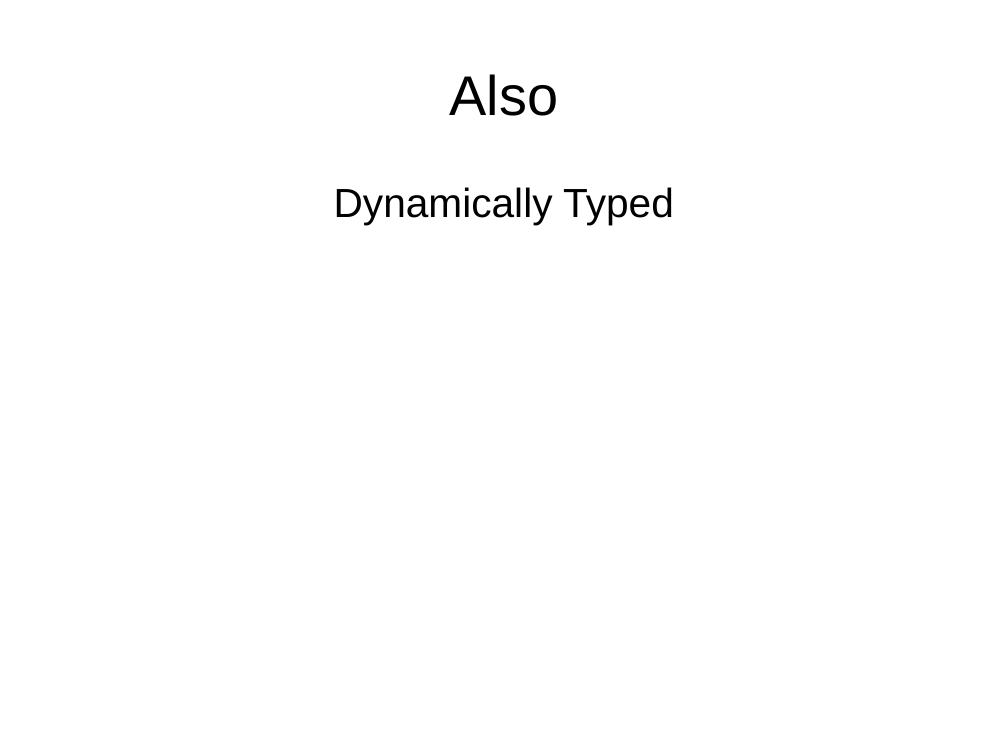
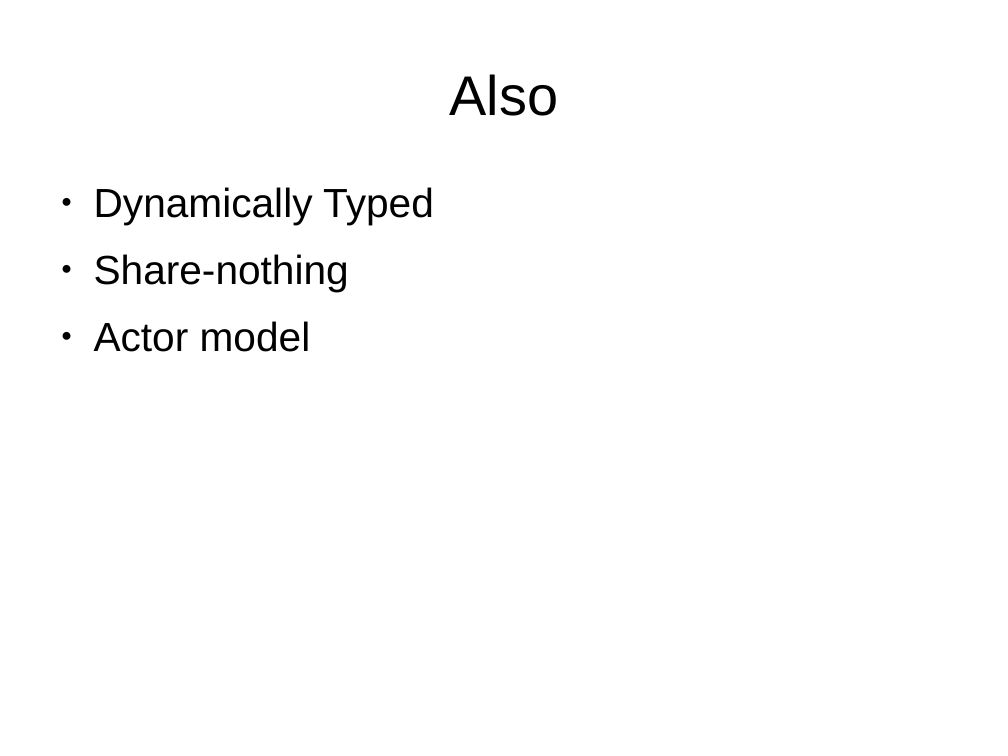
Before and after one commit to bernardd/conference-talks, a slide deck: slide 5 of Erlang Intro.odp. Drawn at 1008x756 pixels with LibreOffice and Linux fonts; fonts in the diff are those of the drawing. Boxes give left, top, right and bottom in pixels: in the first picture for what was removed or moved away, otherwise in the second. Text is boxed around its words. In the diff, an @@ line names an element or a change of style, - is before the commit and + after.

```diff
--- a/Erlang Intro.odp
+++ b/Erlang Intro.odp
@@ text at bbox=[94, 187, 434, 225]: alignment centre to left; bullet none to ● @@
@@ text at bbox=[94, 254, 349, 352]: paragraphs added @@
+● Share-nothing
+● Actor model
```
Also in this commit, not shown: 9 other slides changed, 3 slides added.
